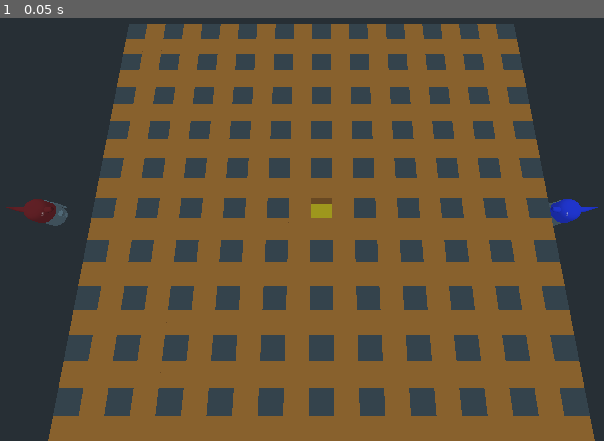
Above: before the commit, frame 1.
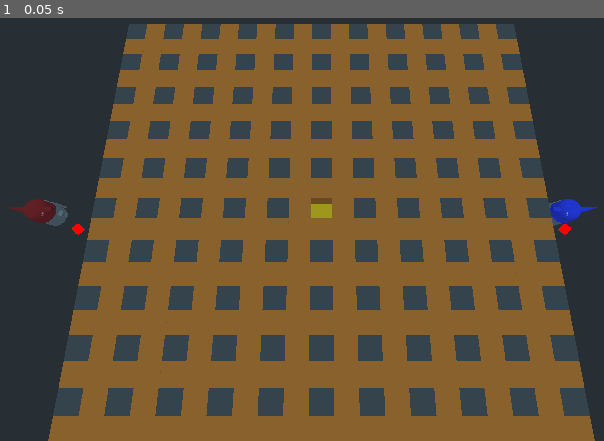
Above: after the commit, the same moment.

Repository: voidexp/ggj23
Game: Godot game, scene res://main.tscn
The game is run twice, just before and just after one commit, with the same random seed, the same clock (stepped at 60 frames per second) and the same inputs.
Inputs:
- Up to frame 1 (0.05 s): no input

The runs differ from the first frame. In frame 1, less than 0.1% of the frame differs, in the area x 11-95%, y 48-80%.

Commit message:
Pathfinding to root

Diff:
--- a/game/level_map.gd
+++ b/game/level_map.gd
@@ -8,6 +8,14 @@
 
 export var col_count = 21
 export var row_count = 21
+
+var player1_root = Vector2(0, int(row_count / 2) + 1)
+var player2_root = Vector2(col_count - 1, int(row_count / 2) + 1)
+var gold_position
+var gold_block_id
+
+var player1_root_id
+var player2_root_id
 
 const GROUND_THICKNESS = 0.1
 var BLOCK_TYPES_MAP = {
@@ -22,17 +30,22 @@
 func clear_block(row_id, col_id):
 	__tile_map[row_id][col_id] = BLOCK_TYPE.NONE
 
-	var curr_block_id = __get_block_id(row_id, col_id)
+	var curr_block_id = __get_block_id(col_id, row_id)
 	__a_star.add_point(curr_block_id, Vector3(col_id, 0, row_id))
 
-	for free_neighbour in __get_free_neighbours(row_id, col_id):
-		var neigbour_id = __get_block_id(free_neighbour.x, free_neighbour.y)
+	for neighbour in __get_connectable_neighbours(col_id, row_id):
+		var neigbour_id = __get_block_id(neighbour.x, neighbour.y)
 		__a_star.connect_points(curr_block_id, neigbour_id)
+	if __a_star.get_id_path(gold_block_id, player1_root_id):
+		print('----------Player1 connected')
+	if __a_star.get_id_path(gold_block_id, player2_root_id):
+		print('----!!!!!------Player2 connected')
 
 func _ready():
 	__import_block_types()
 	__init_ground()
 	__generate_tiles()
+	__generate_bases()
 
 func __import_block_types():
 	BLOCK_TYPES_MAP = {
@@ -46,12 +59,16 @@
 	var start_x = -col_count / 2
 	var start_z = -row_count / 2
 
+	gold_position = Vector2(ceil(col_count / 2), ceil(row_count / 2))
+	gold_block_id = __get_block_id(gold_position.x, gold_position.y)
+	__a_star.add_point(gold_block_id, Vector3(gold_position.x, 0, gold_position.y))
+
 	for row_id in range(row_count):
 		var row = []
 		__tile_map.append(row)
 
 		for col_id in range(col_count):
-			var position = Vector3(start_x + row_id, 0, start_z + col_id)
+			var position = Vector3(start_z + col_id, 0, start_x + row_id)
 			var block_type = __generate_block_type_by_position(row_id, col_id)
 			row.append(block_type)
 
@@ -61,42 +78,74 @@
 
 			add_child(new_block)
 			new_block.translate(position)
-			new_block.connect("destroyed", self, "_on_GridBlock_destroyed")
+			new_block.connect("destroyed", self, "__on_GridBlock_destroyed")
 
-func __generate_block_type_by_position(i, j):
-	if i == ceil(col_count / 2) and j == ceil(row_count / 2):
+func __generate_block_type_by_position(col_id, row_id):
+	if col_id == gold_position.x and row_id == gold_position.y:
 		return BLOCK_TYPE.GOLD
-	if (i % 2 == 1) or (j % 2 == 1):
+	if (col_id % 2 == 1) or (row_id % 2 == 1):
 		return BLOCK_TYPE.ROCK
 	return BLOCK_TYPE.SOIL
+
+func __on_GridBlock_destroyed(row_id, col_id):
+	clear_block(row_id, col_id)
 
 func __init_ground():
 	var ground_size = Vector3(col_count / 2, GROUND_THICKNESS / 2, row_count / 2)
 	$Ground/CollisionShape.shape.extents = ground_size
 
-func _on_GridBlock_destroyed(row_id, col_id):
-	clear_block(row_id, col_id)
+func __generate_bases():
+	player1_root_id = __get_block_id(player1_root.x, player1_root.y)
+	player2_root_id = __get_block_id(player2_root.x, player2_root.y)
+	__draw_debug_sphere(Vector3(player1_root.x - row_count / 2 - 1, 1.5, player1_root.y - col_count / 2))
+	__draw_debug_sphere(Vector3(player2_root.x - row_count / 2 + 1, 1.5, player2_root.y - row_count / 2))
 
-func __get_block_id(row_id, col_id):
+func __get_block_id(col_id, row_id):
 	return row_id * col_count + col_id
 
-func __get_free_neighbours(i, j):
+func __get_connectable_neighbours(col_id, row_id):
 	var result = []
-	for neighbour in __get_neighbours(i, j):
-		if __tile_map[neighbour.x][neighbour.y] == BLOCK_TYPE.NONE:
+	for neighbour in __get_neighbours(col_id, row_id):
+		var neigbour_type = __tile_map[neighbour.y][neighbour.x]
+		if neigbour_type== BLOCK_TYPE.NONE or neigbour_type == BLOCK_TYPE.GOLD:
+			if neigbour_type == BLOCK_TYPE.GOLD:
+				print('------------Gold is found!')
 			result.append(neighbour)
+	print('---connectable neigbours for %d, %d' % [col_id, row_id])
+	print('--------------', result)
+	return result
+
+func __get_neighbours(col_id, row_id):
+	var result = []
+	if col_id > 0:
+		result.append(Vector2(col_id - 1, row_id))
+	if row_id > 0:
+		result.append(Vector2(col_id, row_id - 1))
+	if col_id < col_count - 1:
+		result.append(Vector2(col_id + 1, row_id))
+	if row_id < row_count - 1:
+		result.append(Vector2(col_id, row_id + 1))
 
 	return result
 
-func __get_neighbours(i, j):
-	var result = []
-	if i > 0:
-		result.append(Vector2(i - 1, j))
-	if j > 0:
-		result.append(Vector2(i, j- 1))
-	if i < col_count - 1:
-		result.append(Vector2(i + 1, j))
-	if j < row_count - 1:
-		result.append(Vector2(i, j + 1))
+# Add a debug sphere at global location.
+func __draw_debug_sphere(location, size=0.25):
+	# Will usually work, but you might need to adjust this.
+	var scene_root = get_children()[0]
+	# Create sphere with low detail of size.
+	var sphere = SphereMesh.new()
+	sphere.radial_segments = 4
+	sphere.rings = 4
+	sphere.radius = size
+	sphere.height = size * 2
+	# Bright red material (unshaded).
+	var material = SpatialMaterial.new()
+	material.albedo_color = Color(1, 0, 0)
+	material.flags_unshaded = true
+	sphere.surface_set_material(0, material)
 
-	return result
+	# Add to meshinstance in the right place.
+	var node = MeshInstance.new()
+	node.mesh = sphere
+	node.global_transform.origin = location
+	scene_root.add_child(node)
